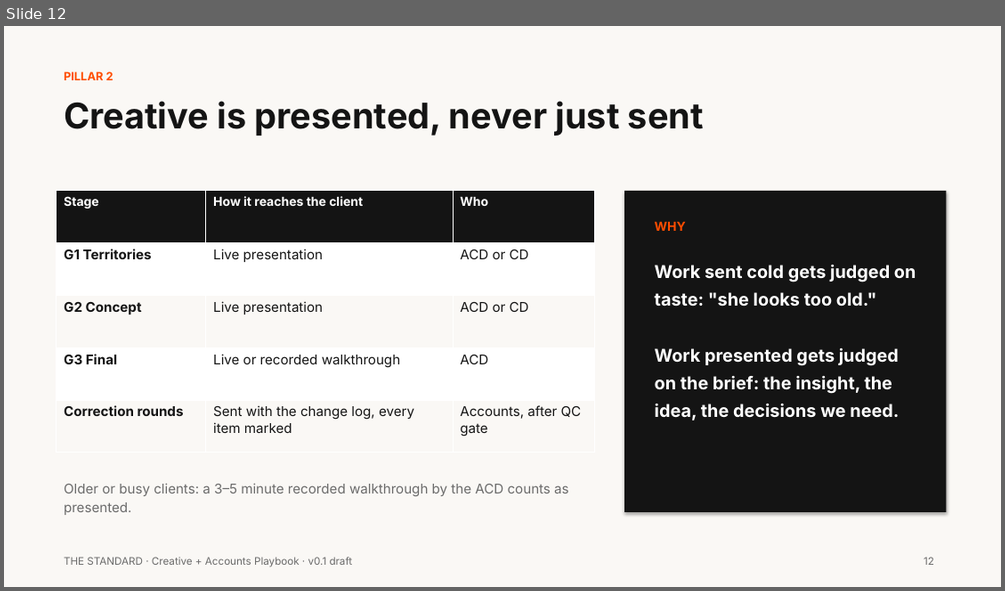
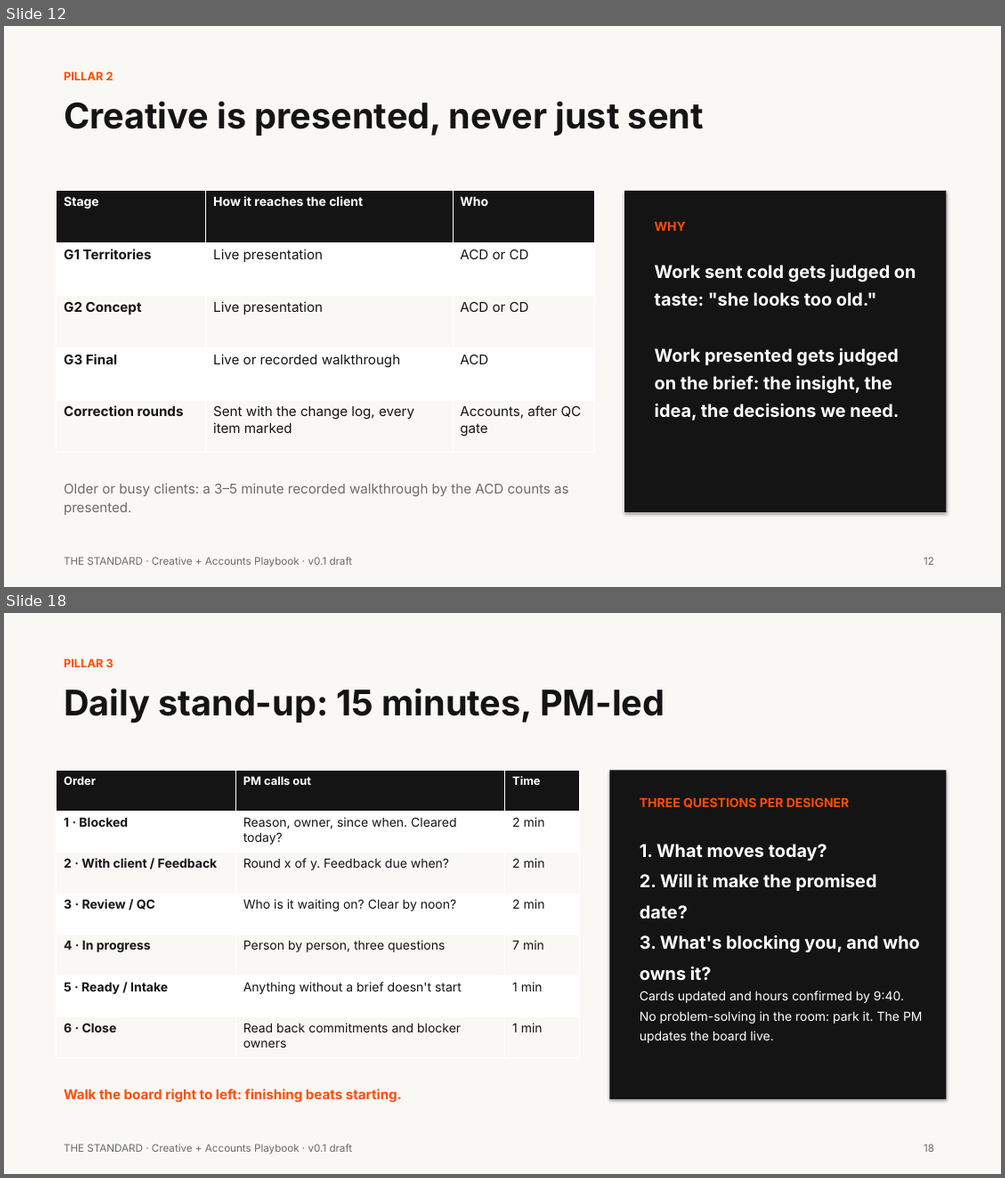
Before and after one commit to ThinkFabianCreative/CreativeEngine, a slide deck: agency-ops/The_Standard_v0.1.pptx. Shown one above the other, each under a label of ours: slide 12 before the commit, slides 12 and 18 after it; the slides between them are not shown. The pictures are 1005x591 and 1005x1178 pixels, drawn with LibreOffice and Linux fonts; fonts in the diff are those of the drawing. Boxes give left, top, right and bottom in pixels: in the first picture for what was removed or moved away, otherwise in the second. Text is boxed around its words. In the diff, an @@ line names an element or a change of style, - is before the commit and + after.

```diff
--- a/agency-ops/The_Standard_v0.1.pptx
+++ b/agency-ops/The_Standard_v0.1.pptx
@@ slide 18 added at [4, 613, 1001, 1174], background #FAF8F5 @@
@@ text added at [64, 658, 113, 667], 11 pt, text #FF4D00, bold @@
+PILLAR 3
@@ text added at [64, 688, 664, 723], 34 pt, text #141414, bold @@
+Daily stand-up: 15 minutes, PM-led
@@ table added at [57, 770, 580, 1058], 7 rows, 3 columns @@
+Order | PM calls out | Time
+1 · Blocked | Reason, owner, since when. Cleared today? | 2 min
+2 · With client / Feedback | Round x of y. Feedback due when? | 2 min
+3 · Review / QC | Who is it waiting on? Clear by noon? | 2 min
+4 · In progress | Person by person, three questions | 7 min
+5 · Ready / Intake | Anything without a brief doesn't start | 1 min
+6 · Close | Read back commitments and blocker owners | 1 min
@@ rectangle added at [610, 770, 947, 1099], fill #141414 @@
@@ text added at [639, 797, 849, 808], 12 pt, text #FF4D00, bold @@
+THREE QUESTIONS PER DESIGNER
@@ text added at [639, 844, 919, 981], 17 pt, text #FFFFFF, bold @@
+1. What moves today?
+2. Will it make the promised date?
+3. What's blocking you, and who owns it?
@@ text added at [639, 990, 922, 1043], 12 pt, text #FFFFFF @@
+Cards updated and hours confirmed by 9:40. No problem-solving in the room: park it. The PM updates the board live.
@@ text added at [64, 1088, 402, 1103], 13 pt, text #FF4D00, bold @@
+Walk the board right to left: finishing beats starting.
@@ text added at [64, 1143, 353, 1154], 10 pt, text #6B6B6B @@
+THE STANDARD · Creative + Accounts Playbook · v0.1 draft
@@ text added at [923, 1143, 934, 1151], 10 pt, text #6B6B6B @@
+18
```
Also in this commit, not shown: 11 slides changed, 1 other slide added, 3 other files.
